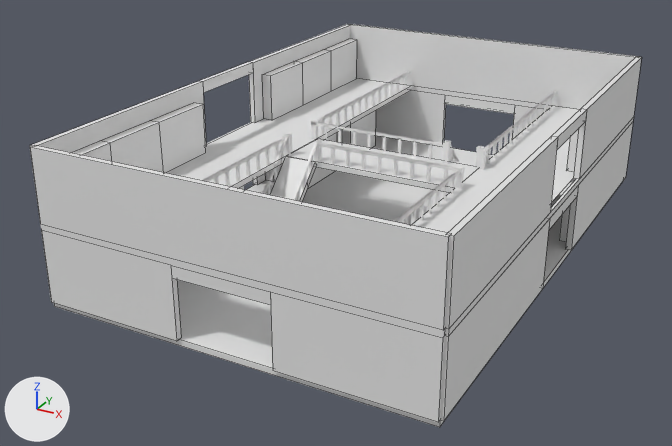
What one commit did to the FBX model mansion_library.fbx.
Before and after are seen from a 50 mm lens placed at (4.17, -8.61, 4.33), pointed at (-0.31, -0.46, 0.26). Every picture has the same lights, and +X, +Y and +Z are marked at lower left. Mesh edges are drawn as thin lines on the coarser meshes. Where no turn or scale is listed for an object, it has been applied to the vertices.

Objects in the first picture: 'bridge', 'floor_1', 'floor_2', 'floor_3', 'frame_3', 'wall_1', 'wall_2', 'wall_3', 'wall_5', 'wall_6', 'wall_7', 'wall_8'.
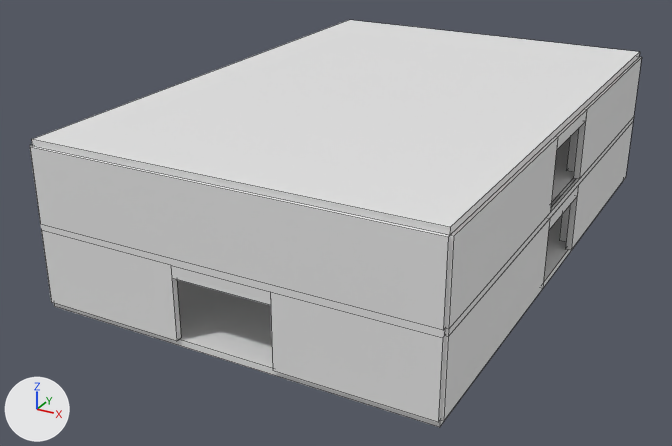
Location of each change, [x1, y1, x2, y2] in pixels of the pictures (672 x 446 px):
'ceiling_1', added: after [31, 20, 640, 235]
'wall_8', unchanged, covered by the edit: before [350, 24, 640, 110]
'floor_3', unchanged, covered by the edit: before [165, 78, 411, 188]
'wall_5', unchanged, covered by the edit: before [30, 24, 350, 153]
'floor_2', unchanged, covered by the edit: before [415, 106, 579, 233]; after [551, 137, 576, 207]

The change in detail:
Object 'ceiling_1' (ob_ceiling_1) is new; it shows a copy of the mesh of ob_floor_1.
Its location is (0.0, 0.0, 1.625).
